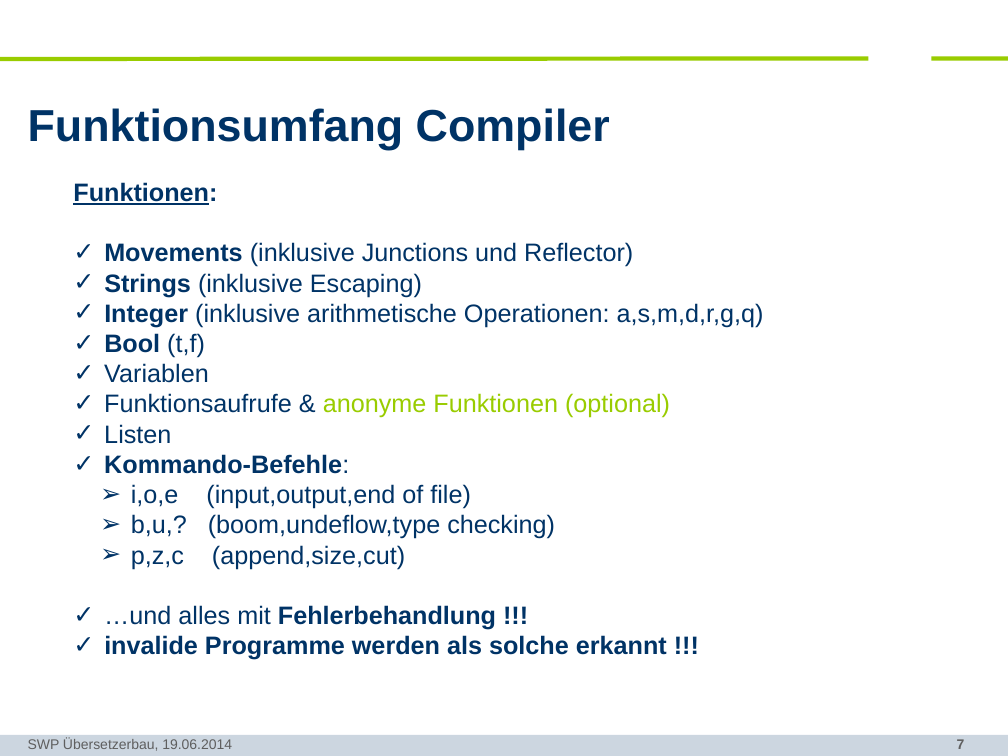
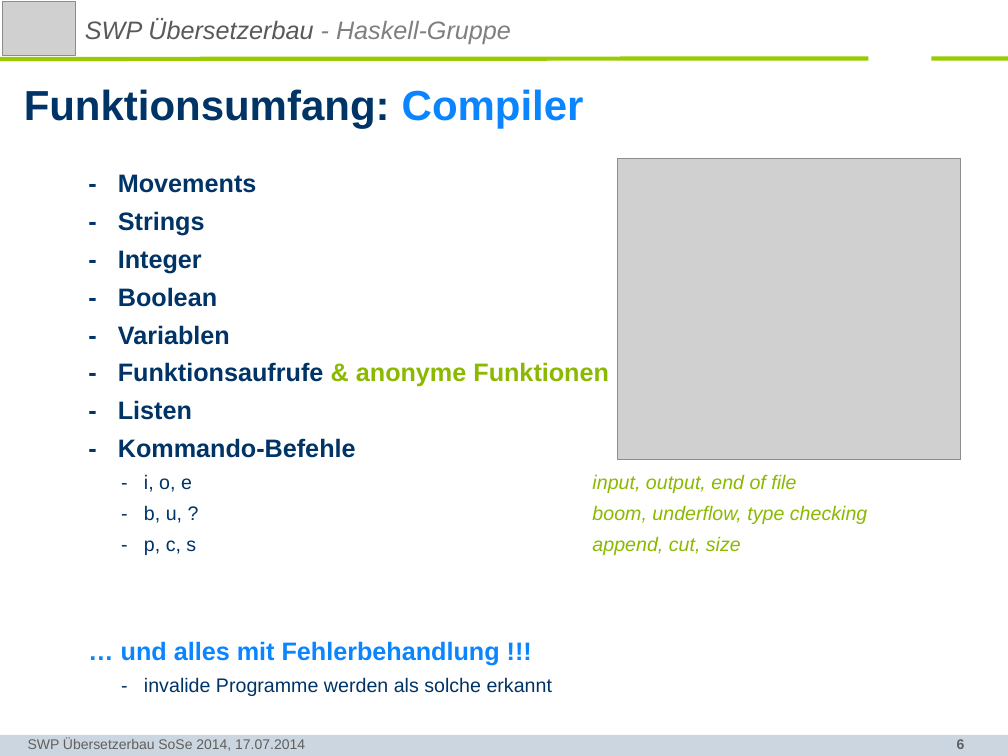
Before and after one commit to SWP-Ubau-SoSe2014-Haskell/SWPSoSe14, a slide deck: slide 6 of documentation/SWPSoSe14MS3.ppt (slide 7 before the commit). Drawn at 1008x756 pixels with LibreOffice and Linux fonts; fonts in the diff are those of the drawing; grey boxes stand for pictures; background and template pictures are left out. Boxes give left, top, right and bottom in pixels: in the first picture for what was removed or moved away, otherwise in the second. Text is boxed around its words. In the diff, an @@ line names an element or a change of style, - is before the commit and + after.

```diff
--- a/documentation/SWPSoSe14MS3.ppt
+++ b/documentation/SWPSoSe14MS3.ppt
@@ picture added at (x1=3, y1=2, x2=76, y2=55) @@
@@ text added at (x1=85, y1=19, x2=511, y2=44), 18 pt, text #595959, italic @@
+SWP Übersetzerbau - Haskell-Gruppe
@@ title at (x1=24, y1=89, x2=584, y2=129): text changed; size 32 to 30 pt @@
-Funktionsumfang Compiler
+Funktionsumfang: Compiler
@@ text at (x1=118, y1=174, x2=867, y2=696): text changed; bold on @@
-Funktionen:
-✓ Movements (inklusive Junctions und Reflector)
-✓ Strings (inklusive Escaping)
-✓ Integer (inklusive arithmetische Operationen: a,s,m,d,r,g,q)
-✓ Bool (t,f)
-✓ Variablen
-✓ Funktionsaufrufe & anonyme Funktionen (optional)
-✓ Listen
-✓ Kommando-Befehle:
-  ➢ i,o,e (input,output,end of file)
-  ➢ b,u,? (boom,undeflow,type checking)
-  ➢ p,z,c (append,size,cut)
-✓ …und alles mit Fehlerbehandlung !!!
-✓ invalide Programme werden als solche erkannt !!!
+- Movements
+- Strings
+- Integer
+- Boolean
+- Variablen
+- Funktionsaufrufe & anonyme Funktionen
+- Listen
+- Kommando-Befehle
+- i, o, e input, output, end of file
+- b, u, ? boom, underflow, type checking
+- p, c, s append, cut, size
+… und alles mit Fehlerbehandlung !!!
+- invalide Programme werden als solche erkannt
@@ picture added at (x1=617, y1=159, x2=960, y2=460) @@
@@ text at (x1=28, y1=738, x2=305, y2=751): text changed @@
-SWP Übersetzerbau, 19.06.2014
+SWP Übersetzerbau SoSe 2014, 17.07.2014
@@ page number at (x1=957, y1=739, x2=965, y2=749): text changed @@
-7
+6
```
Also in this commit, not shown: 3 other slides changed, 1 slide added, 2 slides removed.
